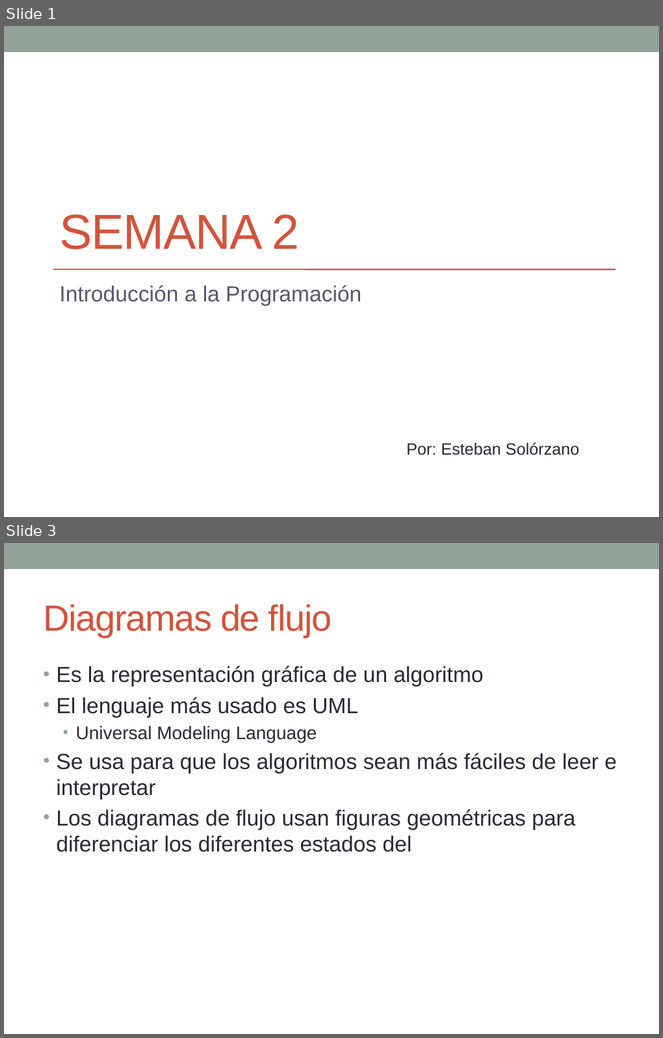
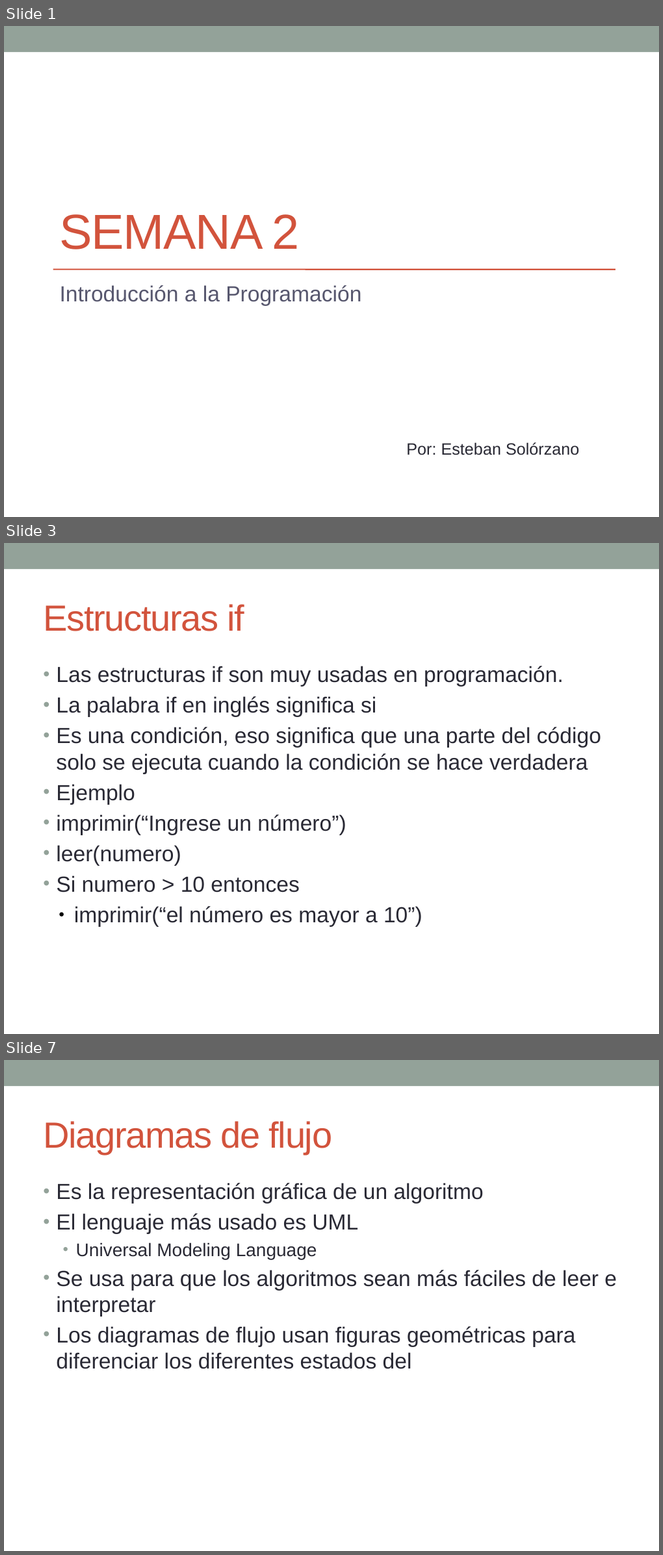
Before and after one commit to esolorzanob/UPI_Introduccion, a slide deck: Semana 3.pptx. Shown one above the other, each under a label of ours: slides 1 and 3 before the commit, slides 1, 3 and 7 after it; the slides between them are not shown. The pictures are 663x1038 and 663x1555 pixels, drawn with LibreOffice and Linux fonts; fonts in the diff are those of the drawing. Boxes give left, top, right and bottom in pixels: in the first picture for what was removed or moved away, otherwise in the second. Text is boxed around its words. In the diff, an @@ line names an element or a change of style, - is before the commit and + after.

```diff
--- a/Semana 3.pptx
+++ b/Semana 3.pptx
@@ slide 3 added at (4, 543, 659, 1034), background #FFFFFF; not listed: 1 template element that a slide beside it also shows @@
@@ text added at (43, 604, 244, 631), 40 pt, text #D2533C @@
+Estructuras if
@@ text added at (56, 666, 601, 927), 24 pt, text #292934 @@
+• Las estructuras if son muy usadas en programación.
+• La palabra if en inglés significa si
+• Es una condición, eso significa que una parte del código solo se ejecuta cuando la condición se hace verdadera
+• Ejemplo
+• imprimir(“Ingrese un número”)
+• leer(numero)
+• Si numero > 10 entonces
+  ● imprimir(“el número es mayor a 10”)
@@ what was slide 3 is now slide 7 @@
```
Also in this commit, not shown: 2 slides changed, 3 other slides added, 1 slide removed, 1 other file.
